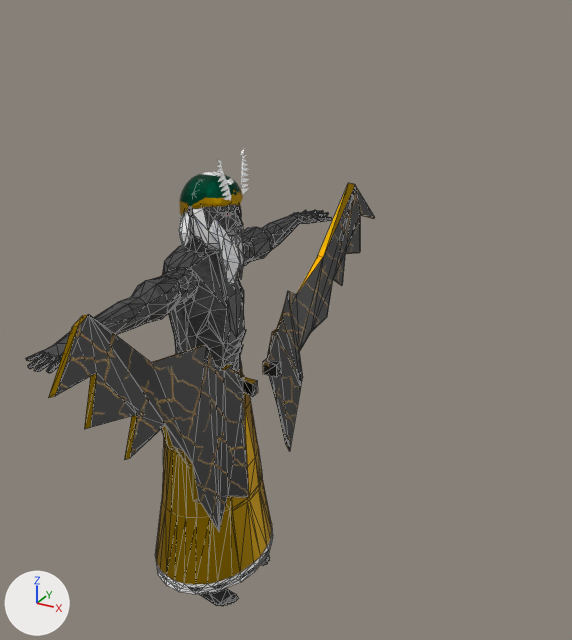
The glTF model Gangsta Wizards/Main/ENEMIES/Boss - Mountain King/Mountain King.glb as it was, and as the next commit left it.
Before and after are seen from a 50 mm lens placed at (3.95, -5.64, 3.88), pointed at (0.66, 0.35, 0.89). Every picture has the same lights, and +X, +Y and +Z are marked at lower left. The picture after the commit comes second. Mesh edges are drawn as thin lines on the coarser meshes. Where no turn or scale is listed for an object, it has been applied to the vertices.

Names of what the first picture shows: 'Body Mass', 'Crown', 'Robes', 'Wings'.
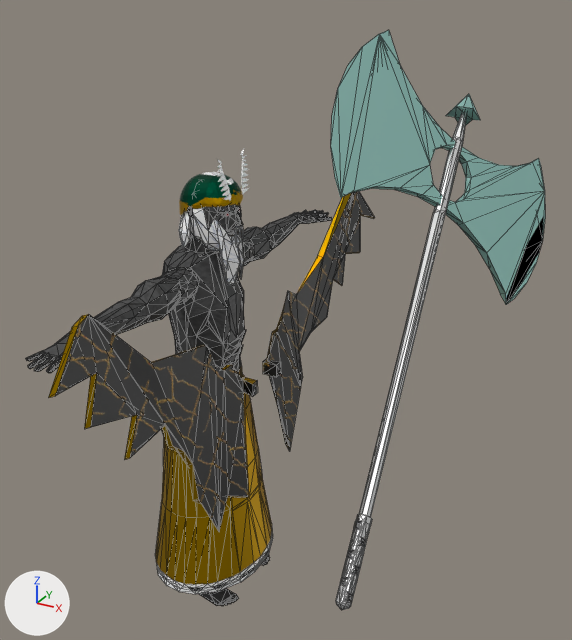
Pixel boxes [x1, y1, x2, y2] of what changed, in the pictures (572 x 640 px):
'Axe', added: after [331, 30, 545, 610]
    faces in mat_axe_metal (cyan #b5e7df): [331, 30, 545, 305]
    faces in mat_pole (white #e7e7e7): [336, 112, 467, 610]

The change in detail:
Material 'Pole' (mat_pole) is new.
Its base color is (0.8, 0.8, 0.8) (white #e7e7e7).
Its metallic is 1.0.
Material 'Axe Metal' (mat_axe_metal) is new.
Its base color is (0.46, 0.8, 0.736) (cyan #b5e7df).
Its metallic is 1.0.
Mesh me_cylinder_001 is new.
It has 423 vertices, 841 faces and spans x 0.84..2.46, y -1.18..3.17, z -0.78..3.38.
Faces by material slot: [687, 154].
It uses material mat_pole (white #e7e7e7).
It uses material mat_axe_metal (cyan #b5e7df).
Object 'Axe' (ob_axe) is new; it shows me_cylinder_001.
Its location is (0.0, 0.0, 0.0).
